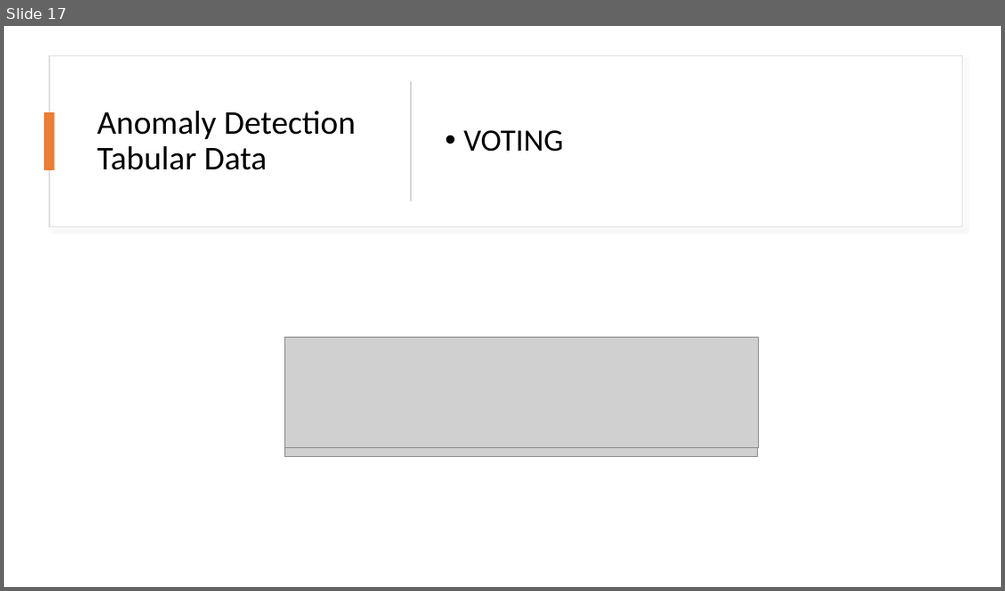
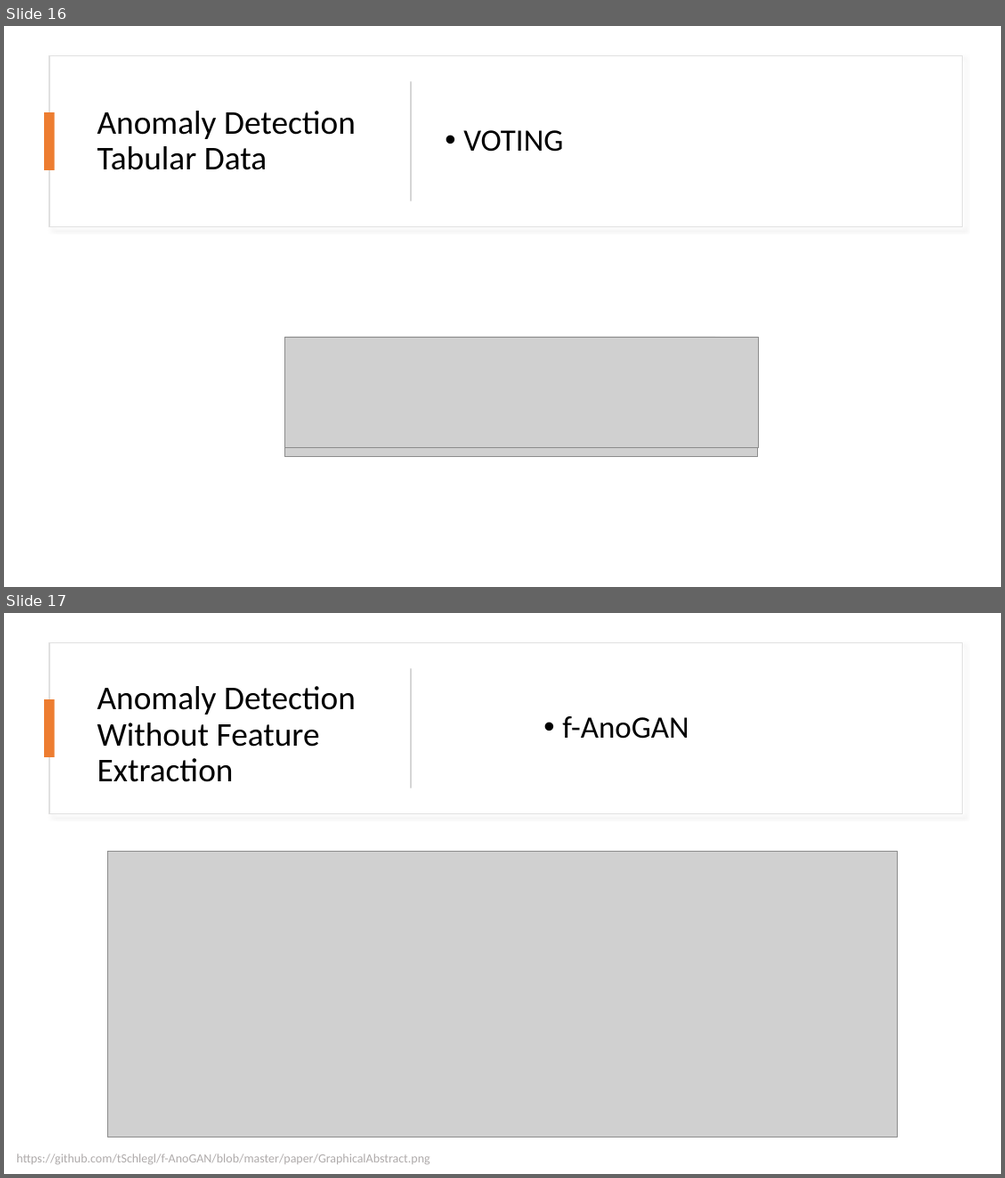
Before and after one commit to tymsoncyferki/Anomaly-Detection, a slide deck: Prezentacja_KM.pptx. Shown one above the other, each under a label of ours: slide 17 before the commit, slides 16 and 17 after it. The pictures are 1005x591 and 1005x1178 pixels, drawn with LibreOffice and Linux fonts; fonts in the diff are those of the drawing; grey boxes stand for pictures. Boxes give left, top, right and bottom in pixels: in the first picture for what was removed or moved away, otherwise in the second. Text is boxed around its words. In the diff, an @@ line names an element or a change of style, - is before the commit and + after.

```diff
--- a/Prezentacja_KM.pptx
+++ b/Prezentacja_KM.pptx
@@ slide 17 added at bbox=[4, 613, 1001, 1174], background #FFFFFF @@
@@ rectangle added at bbox=[49, 643, 963, 813], fill #FFFFFF, outline #E1E1E1 1 pt @@
@@ title added at bbox=[97, 686, 356, 782], 32 pt, text #000000 @@
+Anomaly Detection Without Feature
+Extraction
@@ rectangle added at bbox=[410, 668, 412, 788], fill #D5D5D5 @@
@@ rectangle added at bbox=[44, 699, 55, 757], fill #ED7D31 @@
@@ text added at bbox=[562, 716, 688, 738], 30 pt, text #000000 @@
+• f-AnoGAN
@@ picture added at bbox=[108, 851, 898, 1136] @@
@@ text added at bbox=[16, 1153, 430, 1164], 12 pt, text #AFABAB @@
+https://github.com/tSchlegl/f-AnoGAN/blob/master/paper/GraphicalAbstract.png
@@ what was slide 17 is now slide 16 @@
```
Also in this commit, not shown: 7 other slides added, 1 slide removed.
